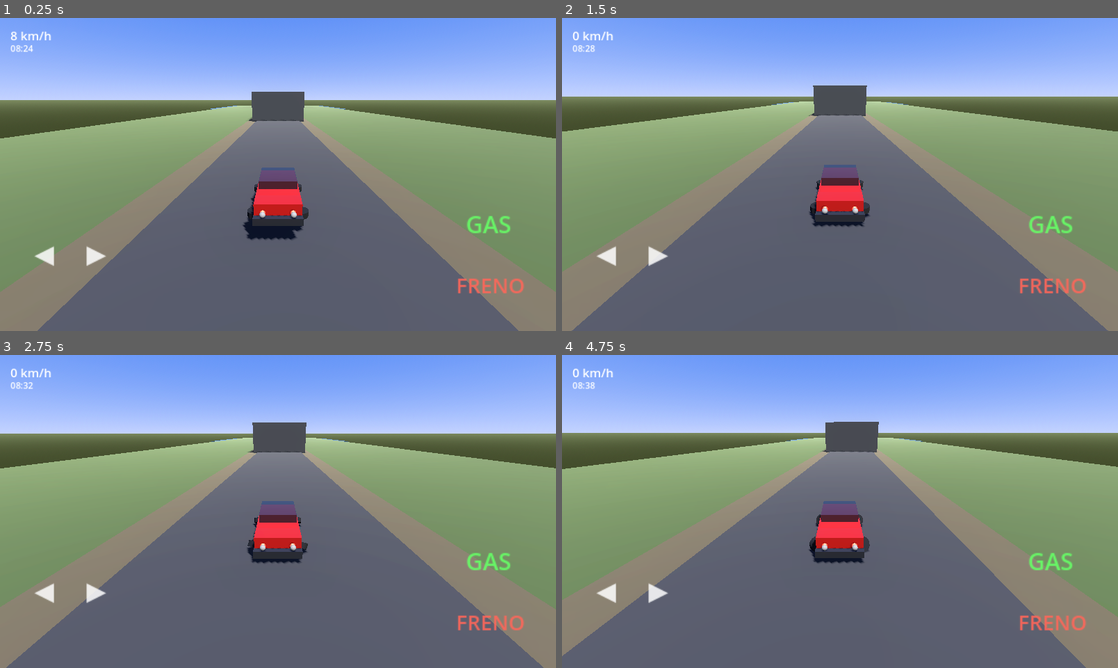
Above: before the commit, frames 1-4 (two rows, left to right).
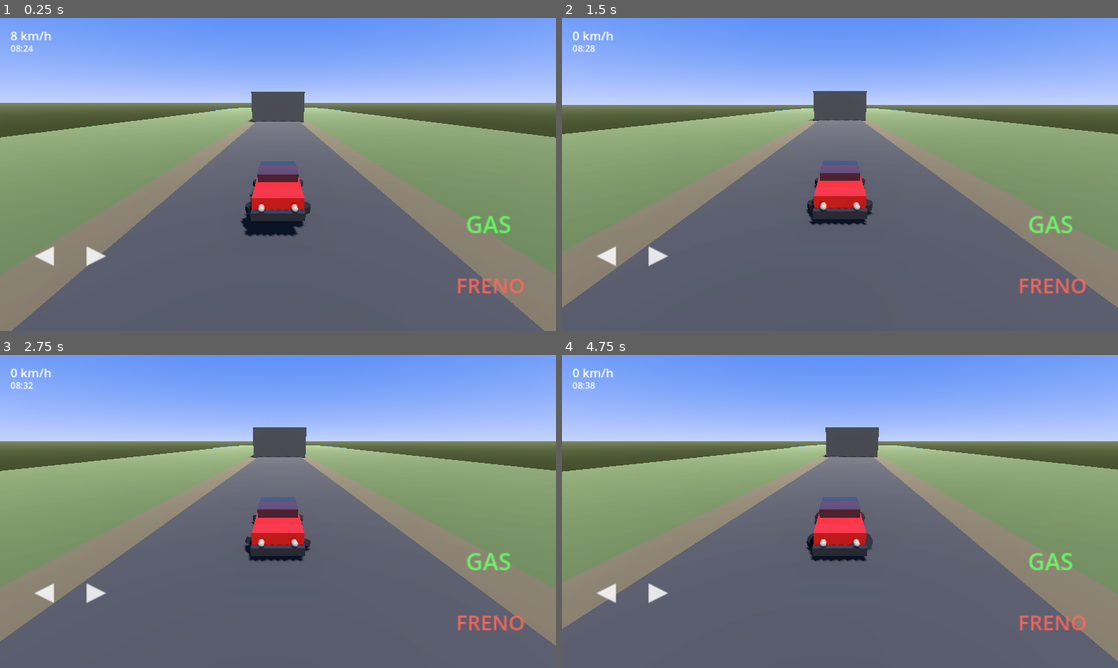
Above: after the commit, the same moments.

Repository: santiagogd2513-cpu/OpenWorld-Colombia-Drive
Game: Godot game, scene res://scenes/main.tscn
Two runs of this game, one before a commit and one after it. Both use one fixed random seed, a clock stepped at 60 frames per second and the inputs below.
Inputs:
- Up to frame 1 (0.25 s): no input
- Up to frame 2 (1.5 s): hold D (steer_right) 0.53-1.28 s; hold S (brake) from 1.28 s (still down)
- Up to frame 3 (2.75 s): release S (brake) at 2.03 s; hold D (steer_right) from 2.03 s (still down)
- Up to frame 4 (4.75 s): release D (steer_right) at 2.78 s; hold W (accelerate) 2.78-3.53 s; hold A (steer_left) from 3.53 s (still down)

The runs differ from the first frame. In frame 1, 6.7% of the frame differs, in the area x 0-100%, y 23-100%; in frame 2, 11%; in frame 3, 12%; in frame 4, 12%, in the area x 0-100%, y 21-100%.

Commit message:
Fix cámara: seguimiento fiable del vehículo (busca por nombre y se posiciona detrás)

Diff:
--- a/scripts/player_camera.gd
+++ b/scripts/player_camera.gd
@@ -1,32 +1,47 @@
 extends Camera3D
 
-## Cámara suave en tercera persona que sigue al Renault 12
+## Cámara en tercera persona que sigue al vehículo de forma fiable
 
-@export var target_path: NodePath = NodePath("../Renault12")
-@export var offset: Vector3 = Vector3(0, 4.5, 9.0)
-@export var look_offset: Vector3 = Vector3(0, 1.2, 0)
-@export var follow_speed: float = 6.0
-@export var look_speed: float = 8.0
+@export var follow_distance: float = 8.5
+@export var follow_height: float = 3.8
+@export var look_height: float = 1.0
+@export var position_lerp: float = 8.0
+@export var rotation_lerp: float = 10.0
 
-var target: Node3D
+var target: Node3D = null
 
 func _ready() -> void:
-	target = get_node_or_null(target_path)
+	_find_target()
+
+func _find_target() -> void:
+	# Buscar el Renault12 en la escena
+	var root = get_tree().current_scene
+	if root == null:
+		root = get_parent()
+	target = root.get_node_or_null("Renault12")
 	if target == null:
-		push_warning("PlayerCamera: No se encontró el vehículo objetivo.")
+		# Fallback: buscar cualquier VehicleBody3D
+		for child in root.get_children():
+			if child is VehicleBody3D:
+				target = child
+				break
+	if target == null:
+		push_warning("PlayerCamera: no se encontró el vehículo.")
 
 func _physics_process(delta: float) -> void:
-	if target == null:
+	if target == null or not is_instance_valid(target):
+		_find_target()
 		return
 
-	# Posición deseada detrás del vehículo
-	var desired_pos = target.global_transform.origin
-	desired_pos += target.global_transform.basis.z * offset.z
-	desired_pos += Vector3.UP * offset.y
+	# El vehículo avanza en -Z local; la cámara se pone detrás (+Z local)
+	var back_dir = target.global_transform.basis.z
+	var desired_pos = target.global_position + back_dir * follow_distance + Vector3.UP * follow_height
 
-	global_position = global_position.lerp(desired_pos, clamp(follow_speed * delta, 0.0, 1.0))
+	global_position = global_position.lerp(desired_pos, clamp(position_lerp * delta, 0.0, 1.0))
 
-	# Mirar hacia el vehículo
-	var look_at_pos = target.global_transform.origin + look_offset
-	var current_look = global_transform.looking_at(look_at_pos, Vector3.UP)
-	global_transform.basis = global_transform.basis.slerp(current_look.basis, clamp(look_speed * delta, 0.0, 1.0))
+	var look_at_pos = target.global_position + Vector3.UP * look_height
+	var from = global_position
+	var to = look_at_pos
+	if from.distance_squared_to(to) > 0.001:
+		var target_transform = global_transform.looking_at(to, Vector3.UP)
+		global_transform.basis = global_transform.basis.slerp(target_transform.basis, clamp(rotation_lerp * delta, 0.0, 1.0))
